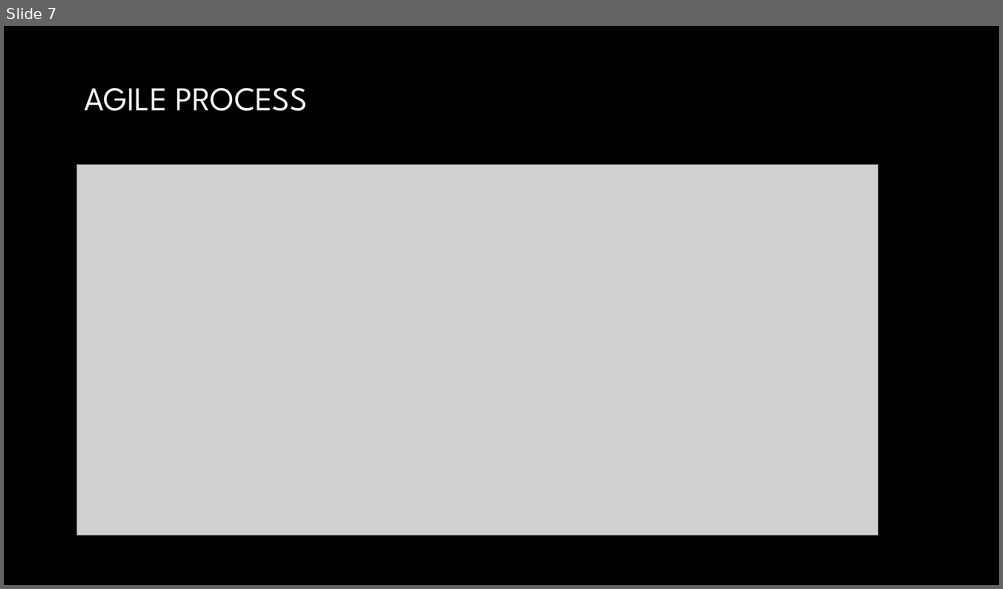
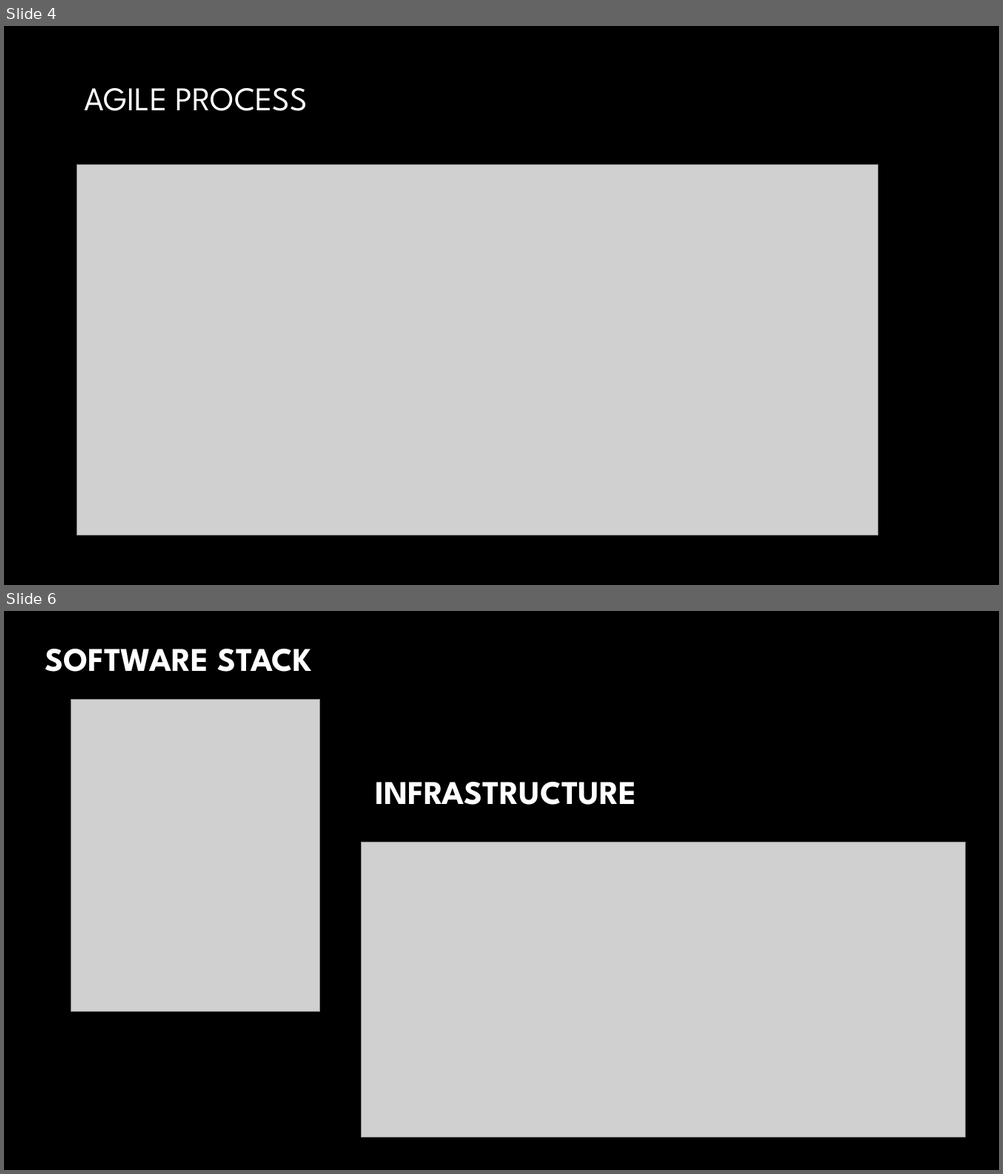
Before and after one commit to rlennon/CrowSoft, a slide deck: Documentation/CrowSoft.pptx. Shown one above the other, each under a label of ours: slide 7 before the commit, slides 4 and 6 after it; the slides between them are not shown. The pictures are 1003x589 and 1003x1174 pixels, drawn with LibreOffice and Linux fonts; fonts in the diff are those of the drawing; grey boxes stand for pictures; background and template pictures are left out. Boxes give left, top, right and bottom in pixels: in the first picture for what was removed or moved away, otherwise in the second. Text is boxed around its words. In the diff, an @@ line names an element or a change of style, - is before the commit and + after.

```diff
--- a/Documentation/CrowSoft.pptx
+++ b/Documentation/CrowSoft.pptx
@@ slide 6 added at <box>4,611,999,1170</box>, background picture (left out) @@
@@ title added at <box>45,649,312,672</box>, 32 pt, text gradient #FFFFFF to #A6A6A6, bold @@
+SOFTWARE STACK
@@ picture added at <box>71,700,319,1012</box> @@
@@ text added at <box>375,782,637,805</box>, 32 pt, text gradient #FFFFFF to #A6A6A6, bold @@
+INFRASTRUCTURE
@@ picture added at <box>361,843,965,1138</box> @@
@@ what was slide 7 is now slide 4 @@
```
Also in this commit, not shown: 4 slides changed, 1 other slide added, 3 slides removed.
